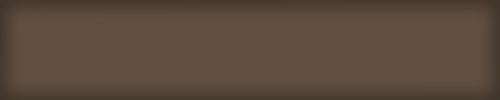
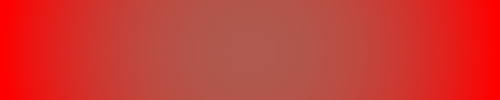
Layers edited between the first and the second 500×100 image:
removed layer "Ebene2" over [0, 0, 500, 100]
removed layer "Ebene1" over [0, 0, 500, 100]
